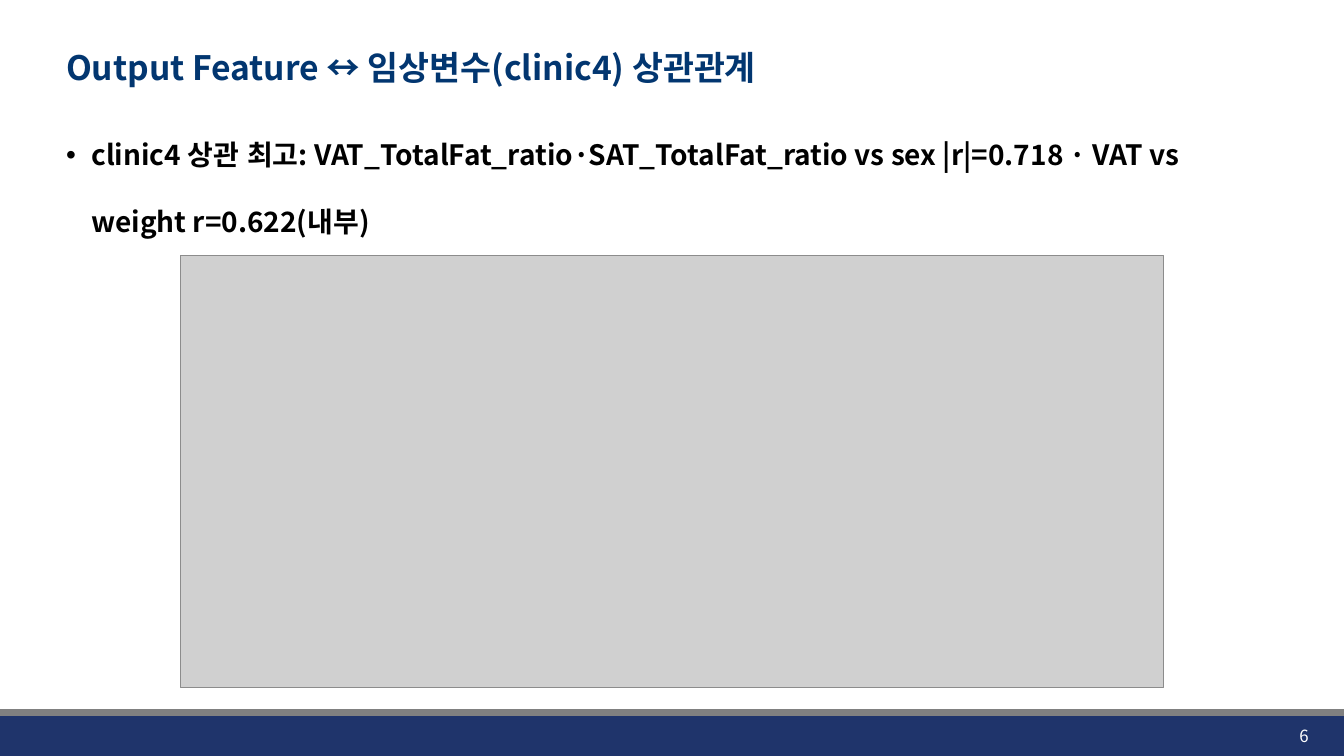
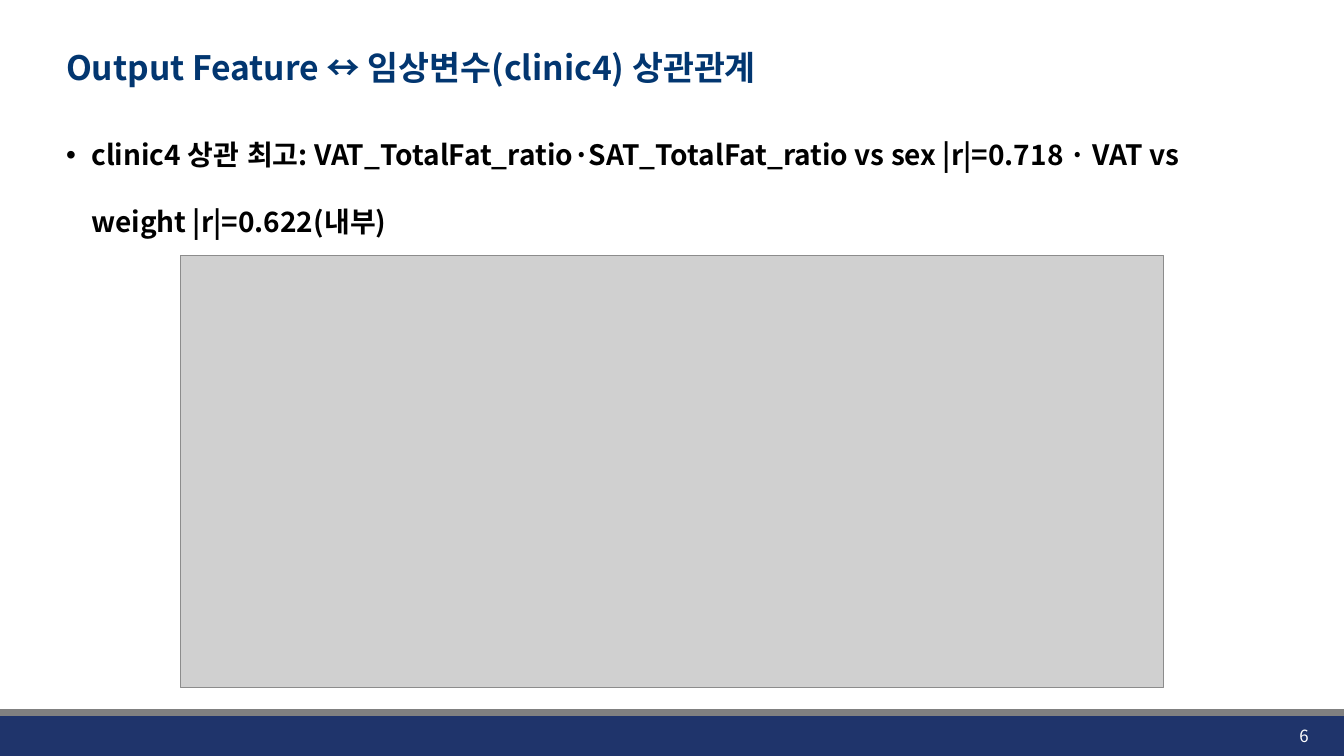
Before and after one commit to JHWannabe/Clinical_Study, a slide deck: slide 6 of docs/260813_Results of multiple Features.pptx. Drawn at 1344x756 pixels with LibreOffice and Linux fonts; fonts in the diff are those of the drawing; grey boxes stand for pictures; background and template pictures are left out. Boxes give left, top, right and bottom in pixels: in the first picture for what was removed or moved away, otherwise in the second. Text is boxed around its words. In the diff, an @@ line names an element or a change of style, - is before the commit and + after.

```diff
--- a/docs/260813_Results of multiple Features.pptx
+++ b/docs/260813_Results of multiple Features.pptx
@@ text at [91,141,1180,240]: text changed @@
-• clinic4 상관 최고: VAT_TotalFat_ratio·SAT_TotalFat_ratio vs sex |r|=0.718 · VAT vs weight r=0.622(내부)
+• clinic4 상관 최고: VAT_TotalFat_ratio·SAT_TotalFat_ratio vs sex |r|=0.718 · VAT vs weight |r|=0.622(내부)
```
Also in this commit, not shown: 2 other slides changed, 1 slide added, 11 other files.
